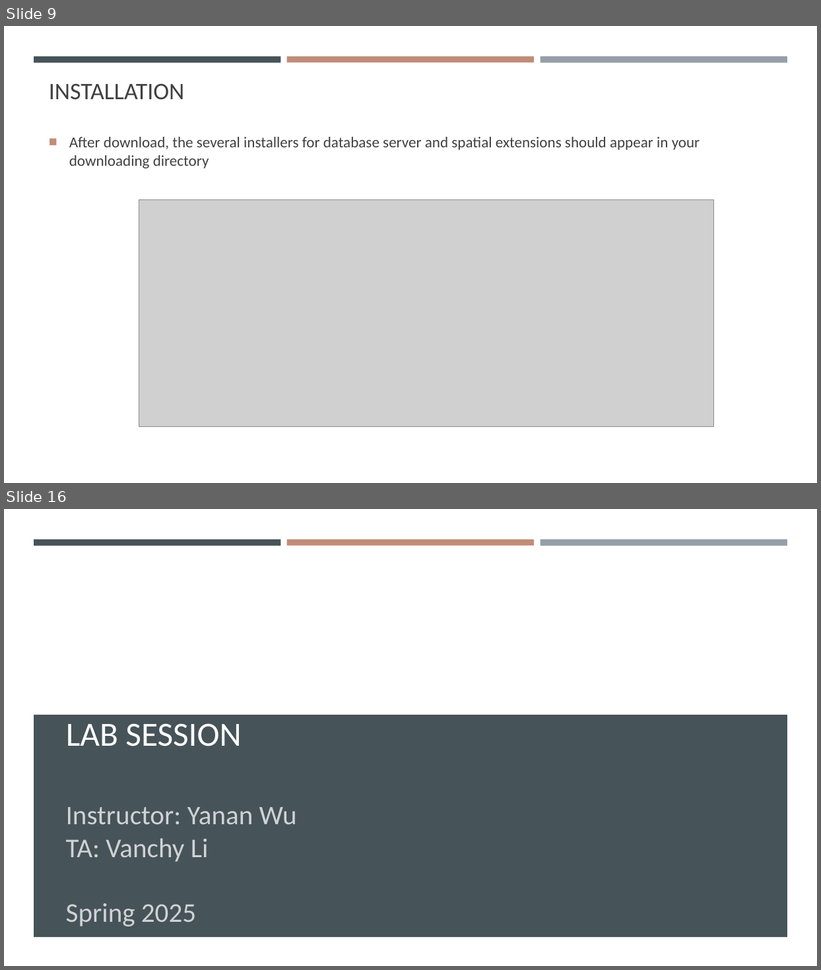
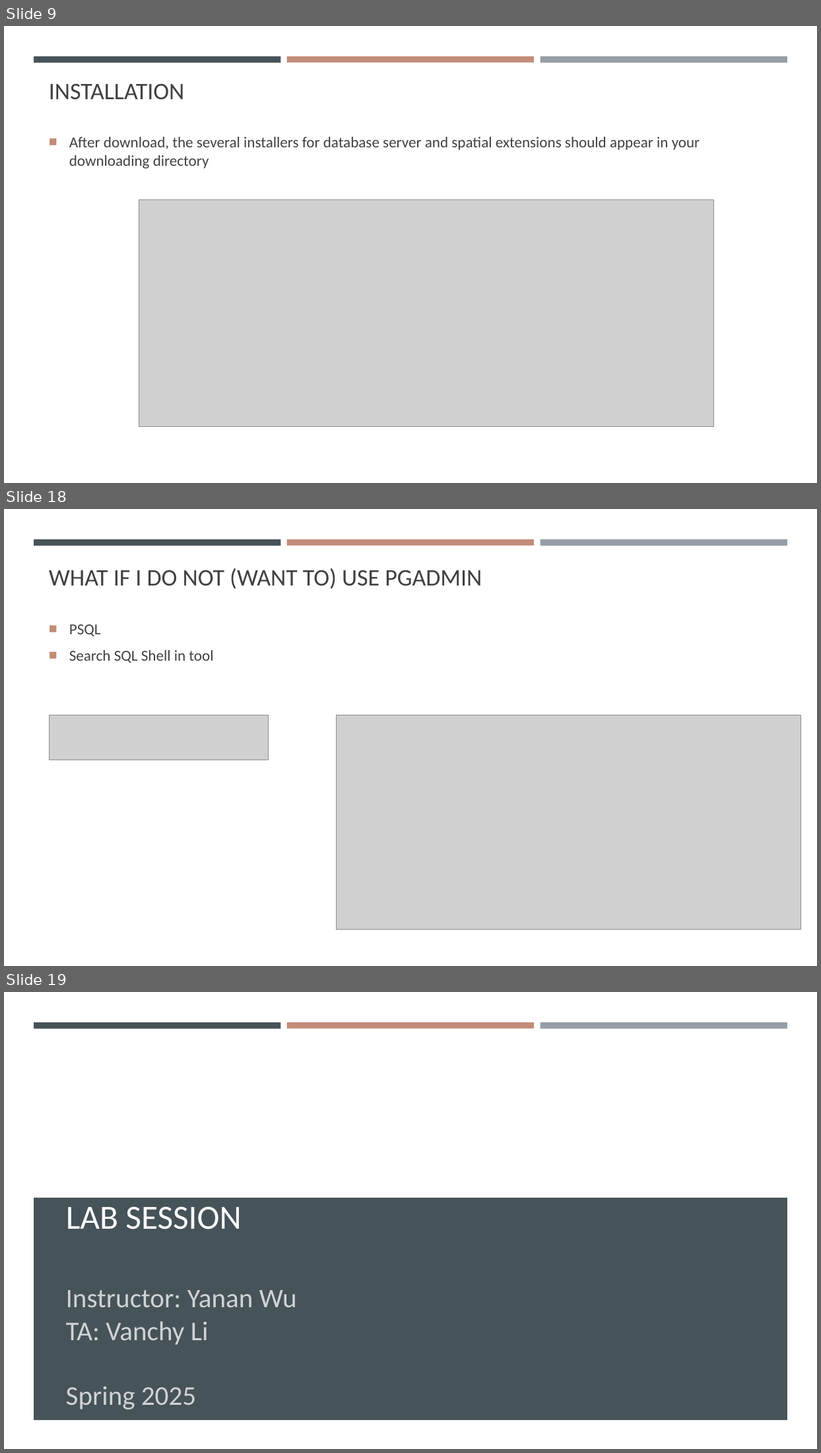
Before and after one commit to gisynw/ssj-376, a slide deck: docs/Lectures/Week02/Week02_SoftwareInstallation.pptx. Shown one above the other, each under a label of ours: slides 9 and 16 before the commit, slides 9, 18 and 19 after it; the slides between them are not shown. The pictures are 821x970 and 821x1453 pixels, drawn with LibreOffice and Linux fonts; fonts in the diff are those of the drawing; grey boxes stand for pictures; background and template pictures are left out. Boxes give left, top, right and bottom in pixels: in the first picture for what was removed or moved away, otherwise in the second. Text is boxed around its words. In the diff, an @@ line names an element or a change of style, - is before the commit and + after.

```diff
--- a/docs/Lectures/Week02/Week02_SoftwareInstallation.pptx
+++ b/docs/Lectures/Week02/Week02_SoftwareInstallation.pptx
@@ slide 18 added at (x1=4, y1=509, x2=817, y2=966), background #FFFFFF; not listed: 3 template elements that a slide beside it also shows @@
@@ title added at (x1=49, y1=568, x2=482, y2=589), 28 pt, text #404040 @@
+WHAT IF I DO NOT (WANT TO) USE PGADMIN
@@ text added at (x1=69, y1=625, x2=213, y2=663), 18 pt, text #404040 @@
+■ PSQL
+■ Search SQL Shell in tool
@@ picture added at (x1=49, y1=715, x2=268, y2=760) @@
@@ picture added at (x1=337, y1=715, x2=801, y2=930) @@
@@ what was slide 16 is now slide 19 @@
```
Also in this commit, not shown: 6 slides changed, 5 other slides added, 3 slides removed, 1 other file.
